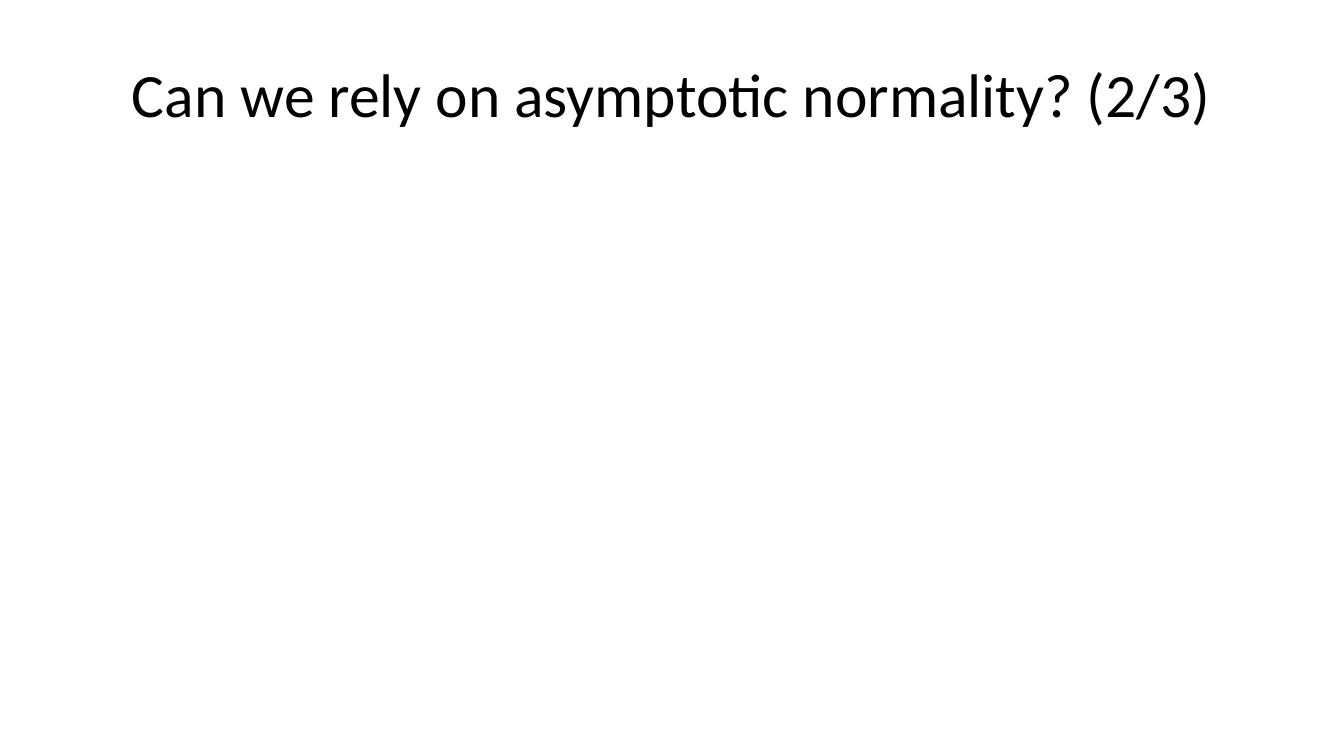
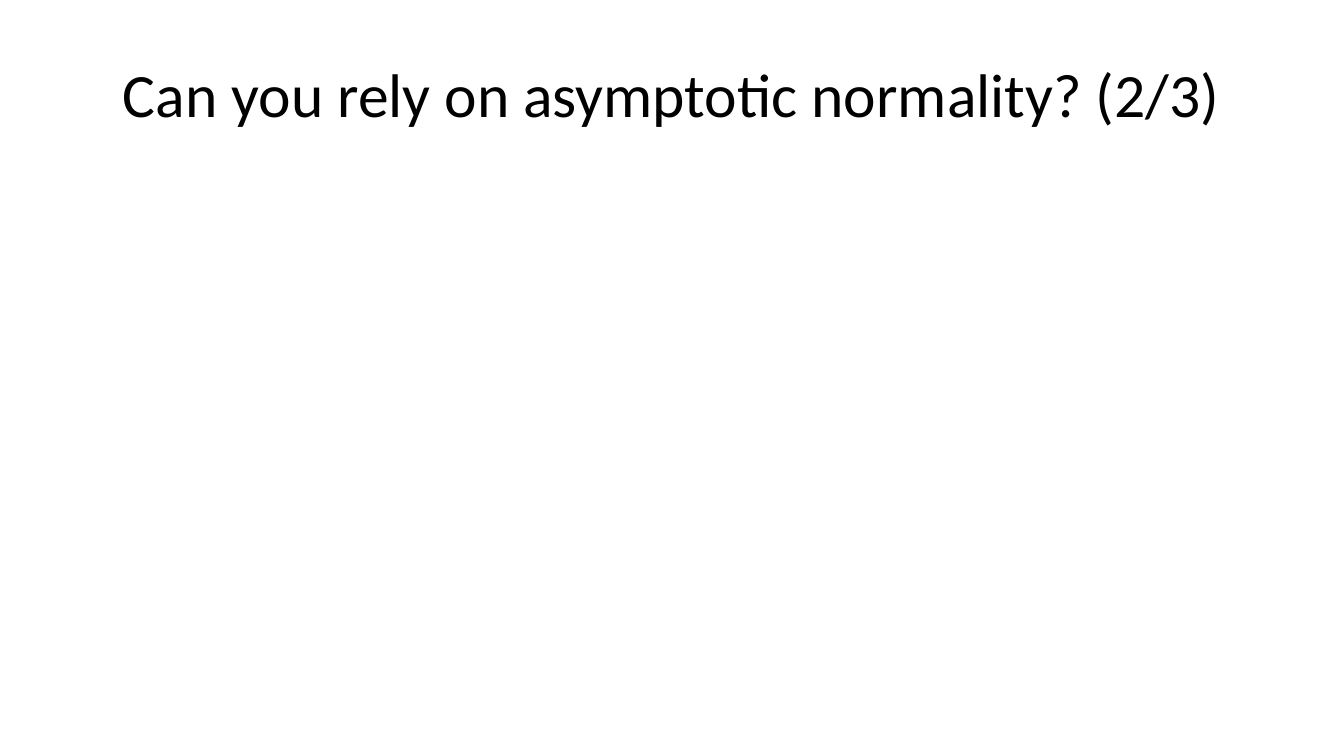
Before and after one commit to pmean/papers-and-presentations, a slide deck: slide 8 of bootstrap/src/bootstrap-slides.pptx. Drawn at 1344x756 pixels with LibreOffice and Linux fonts; fonts in the diff are those of the drawing. Boxes give left, top, right and bottom in pixels: in the first picture for what was removed or moved away, otherwise in the second. Text is boxed around its words. In the diff, an @@ line names an element or a change of style, - is before the commit and + after.

```diff
--- a/bootstrap/src/bootstrap-slides.pptx
+++ b/bootstrap/src/bootstrap-slides.pptx
@@ title at (x1=123, y1=72, x2=1219, y2=127): text changed @@
-Can we rely on asymptotic normality? (2/3)
+Can you rely on asymptotic normality? (2/3)
```
Also in this commit, not shown: 16 other slides changed, 8 slides added, 6 slides removed, 6 other files.
